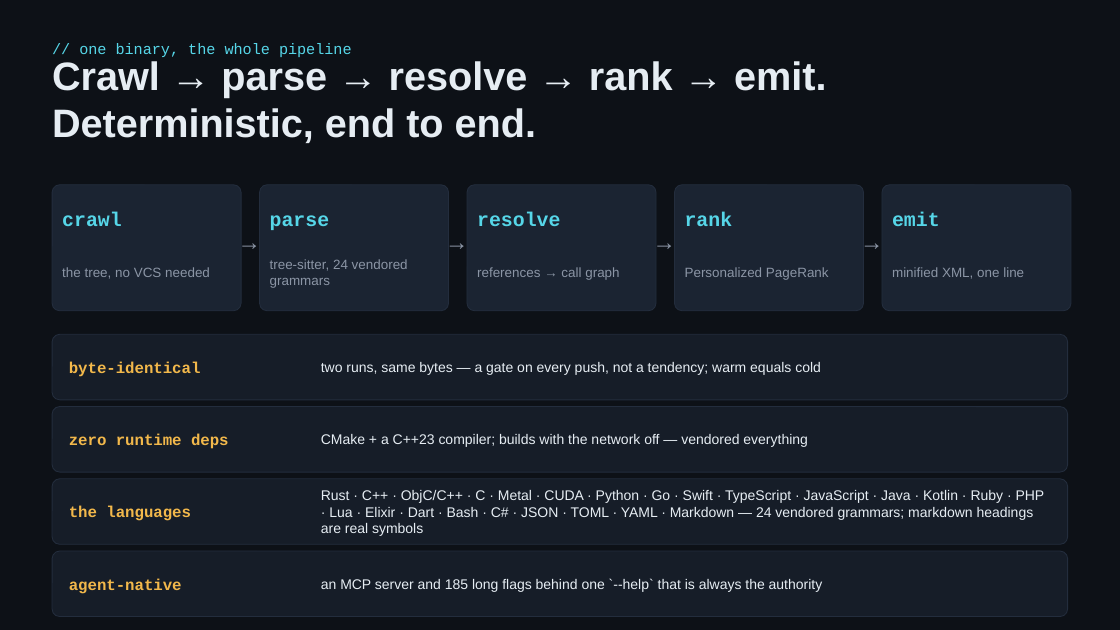
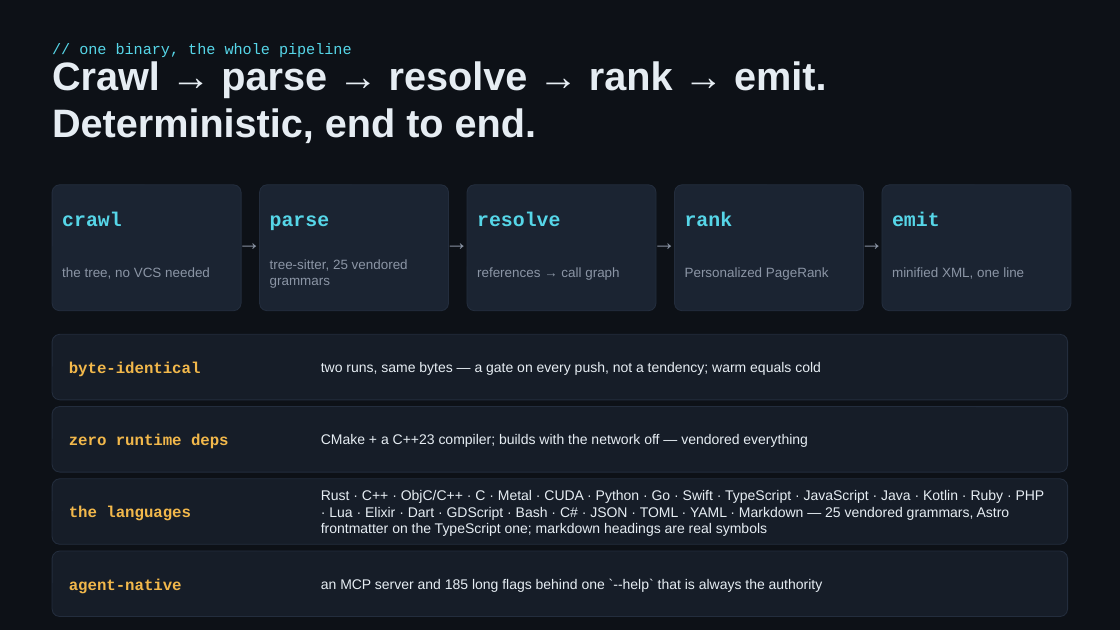
Before and after one commit to KilimcininKorOglu/ripwire, a slide deck: slide 3 of present/ripwire-showcase.pptx. Drawn at 1120x630 pixels with LibreOffice and Linux fonts; fonts in the diff are those of the drawing. Boxes give left, top, right and bottom in pixels: in the first picture for what was removed or moved away, otherwise in the second. Text is boxed around its words. In the diff, an @@ line names an element or a change of style, - is before the commit and + after.

```diff
--- a/present/ripwire-showcase.pptx
+++ b/present/ripwire-showcase.pptx
@@ text at [270, 259, 408, 288]: text changed @@
-tree-sitter, 24 vendored grammars
+tree-sitter, 25 vendored grammars
@@ text at [321, 490, 1045, 536]: text changed @@
-Rust · C++ · ObjC/C++ · C · Metal · CUDA · Python · Go · Swift · TypeScript · JavaScript · Java · Kotlin · Ruby · PHP · Lua · Elixir · Dart · Bash · C# · JSON · TOML · YAML · Markdown — 24 vendored grammars; markdown headings are real symbols
+Rust · C++ · ObjC/C++ · C · Metal · CUDA · Python · Go · Swift · TypeScript · JavaScript · Java · Kotlin · Ruby · PHP · Lua · Elixir · Dart · GDScript · Bash · C# · JSON · TOML · YAML · Markdown — 25 vendored grammars, Astro frontmatter on the TypeScript one; markdown headings are real symbols
```
Also in this commit, not shown: 9 other slides changed, 2 slides added, 2 other files.
